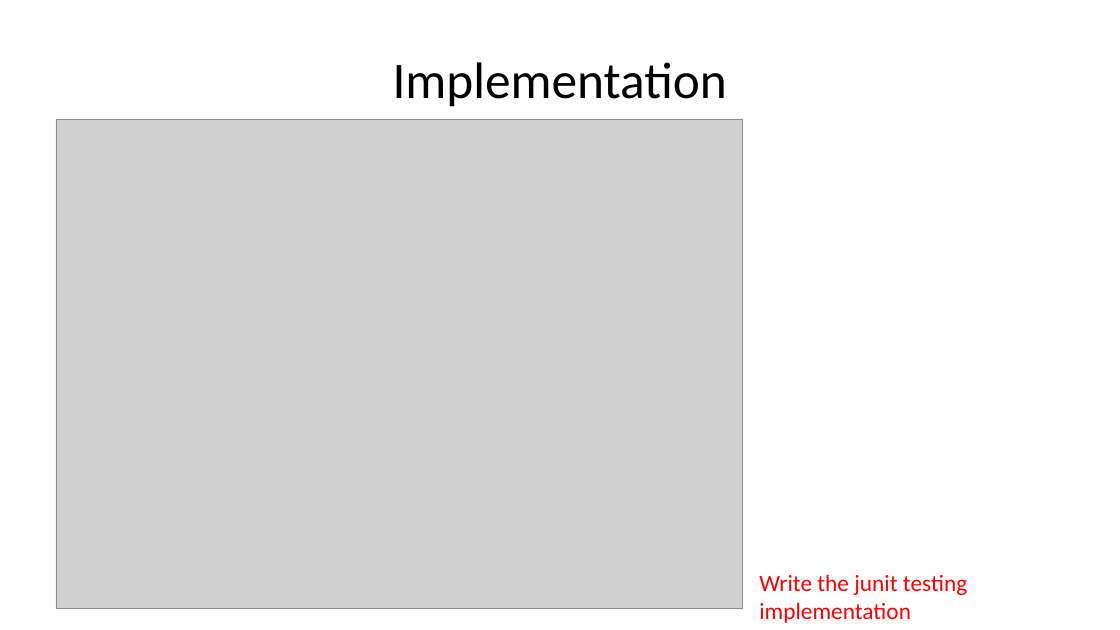
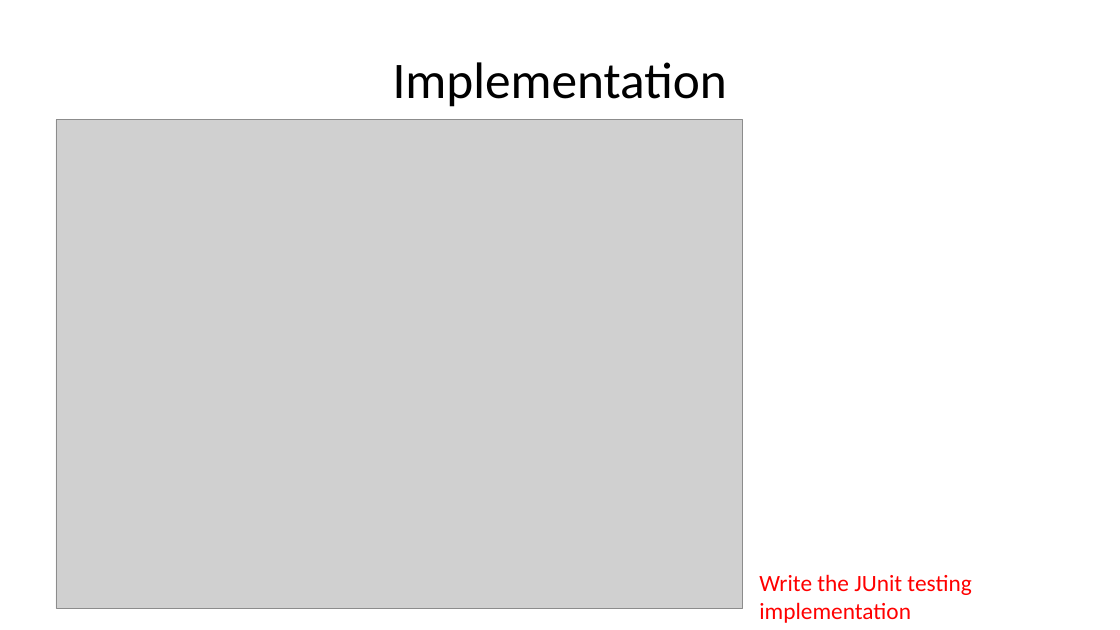
Before and after one commit to nashurgessa/Software-Testing-batch-2022-23, a slide deck: slide 7 of slides/L10 Decision_Table.pptx. Drawn at 1120x630 pixels with LibreOffice and Linux fonts; fonts in the diff are those of the drawing; grey boxes stand for pictures. Boxes give left, top, right and bottom in pixels: in the first picture for what was removed or moved away, otherwise in the second. Text is boxed around its words. In the diff, an @@ line names an element or a change of style, - is before the commit and + after.

```diff
--- a/slides/L10 Decision_Table.pptx
+++ b/slides/L10 Decision_Table.pptx
@@ text at (759,574,971,623): text changed @@
-Write the junit testing implementation
+Write the JUnit testing implementation
```
Also in this commit, not shown: 13 other files.
